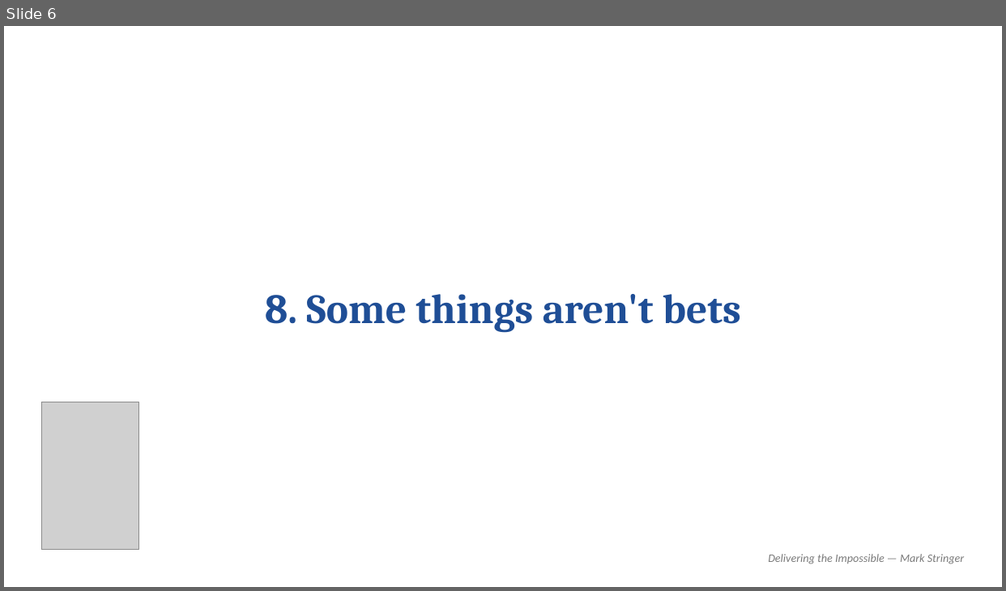
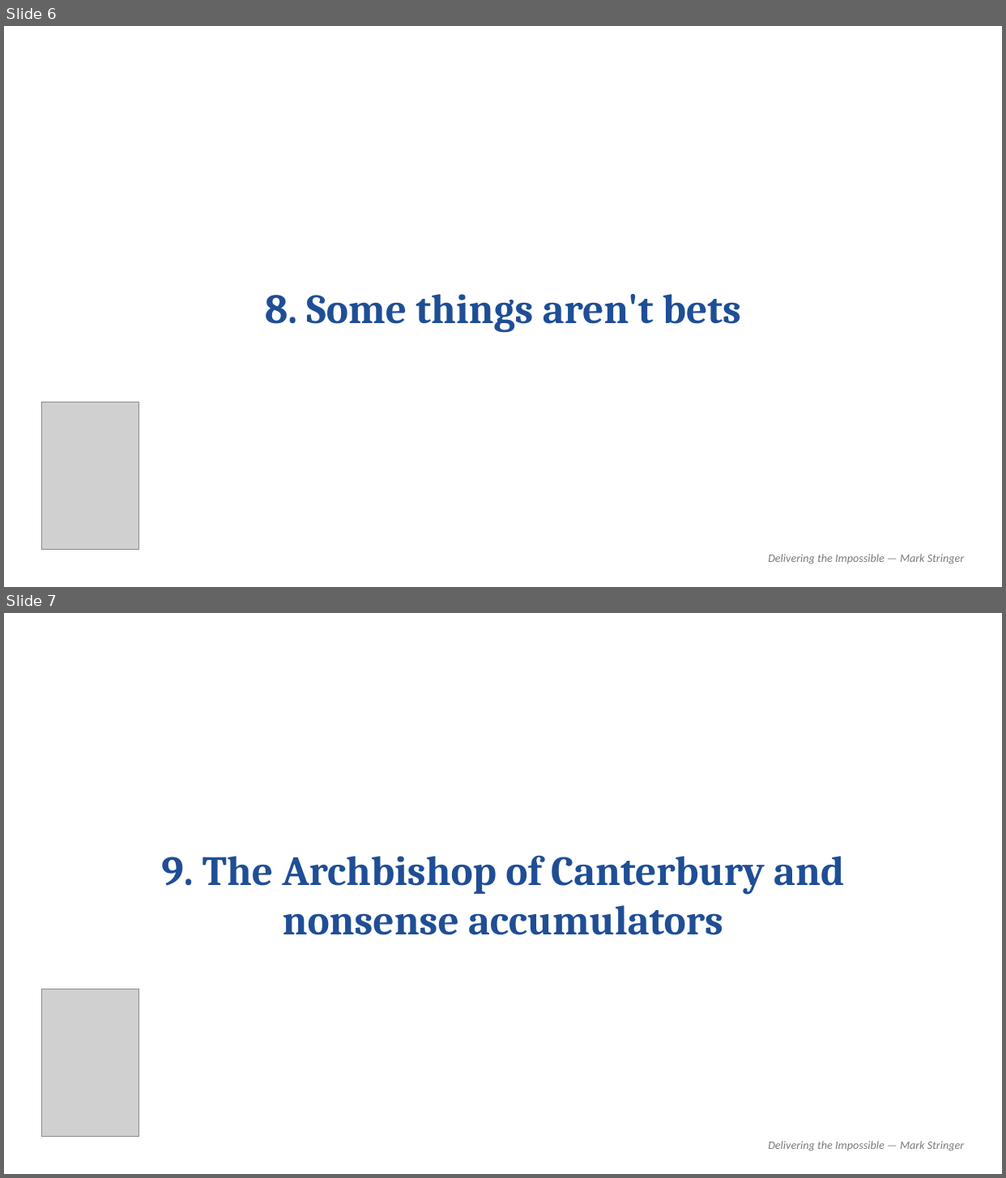
Before and after one commit to MarkStringer/MarketingControlPlane, a slide deck: templates/book-cover-slide-template.pptx. Shown one above the other, each under a label of ours: slide 6 before the commit, slides 6 and 7 after it. The pictures are 1006x591 and 1006x1178 pixels, drawn with LibreOffice and Linux fonts; fonts in the diff are those of the drawing; grey boxes stand for pictures. Boxes give left, top, right and bottom in pixels: in the first picture for what was removed or moved away, otherwise in the second. Text is boxed around its words. In the diff, an @@ line names an element or a change of style, - is before the commit and + after.

```diff
--- a/templates/book-cover-slide-template.pptx
+++ b/templates/book-cover-slide-template.pptx
@@ slide 7 added at [4,613,1002,1174], background #FFFFFF @@
@@ text added at [161,855,844,935], 40 pt, text #1F4E96, bold @@
+9. The Archbishop of Canterbury and nonsense accumulators
@@ picture added at [41,990,138,1137] @@
@@ text added at [768,1141,964,1152], 11 pt, text #7A7A7A, italic @@
+Delivering the Impossible — Mark Stringer
```
